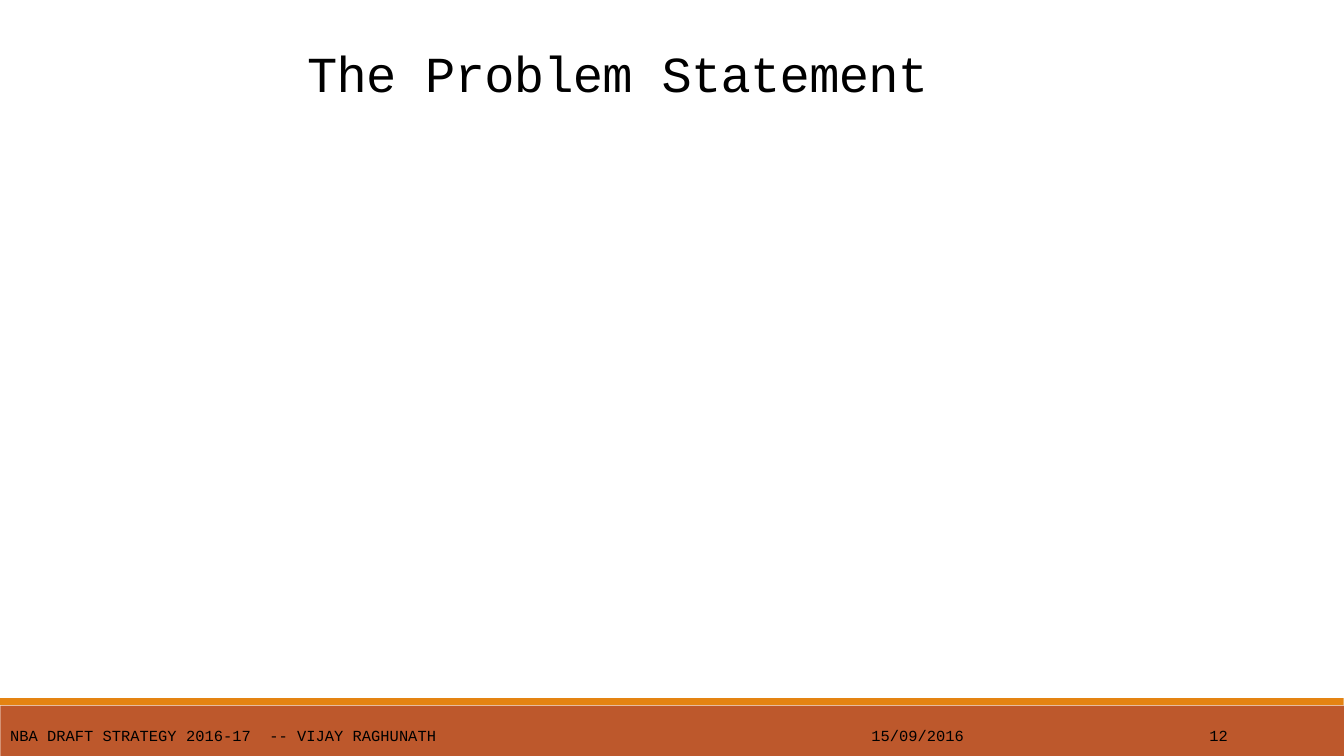
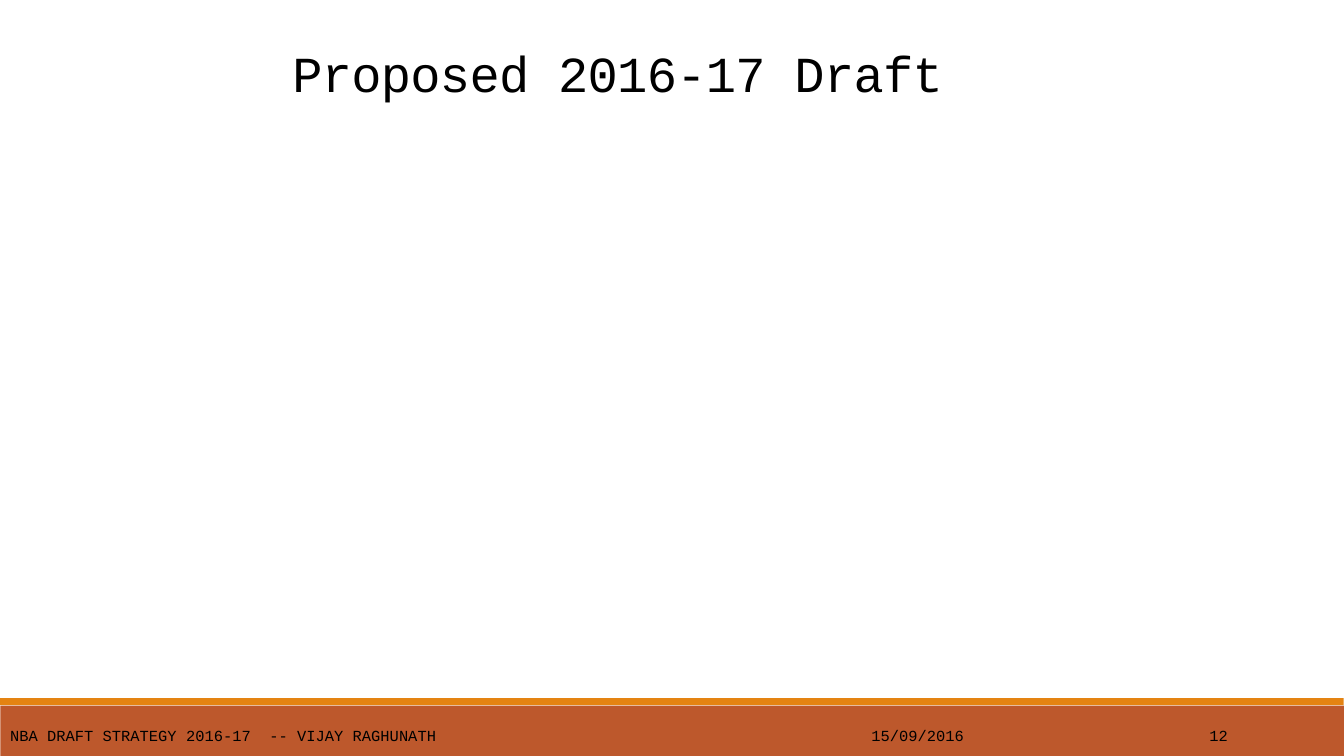
Before and after one commit to vijayr1912/NBA-scouting-draft, a slide deck: slide 13 of NBA-Draft-Scouting.pptx. Drawn at 1344x756 pixels with LibreOffice and Linux fonts; fonts in the diff are those of the drawing. Boxes give left, top, right and bottom in pixels: in the first picture for what was removed or moved away, otherwise in the second. Text is boxed around its words. In the diff, an @@ line names an element or a change of style, - is before the commit and + after.

```diff
--- a/NBA-Draft-Scouting.pptx
+++ b/NBA-Draft-Scouting.pptx
@@ title at (x1=292, y1=56, x2=942, y2=103): text changed @@
-The Problem Statement
+Proposed 2016-17 Draft
```
Also in this commit, not shown: 5 other slides changed.
